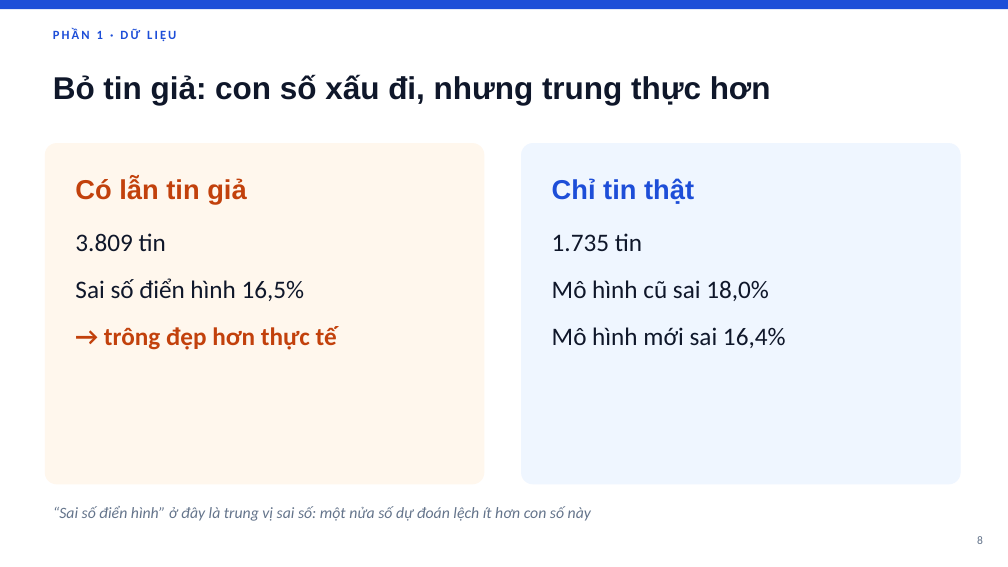
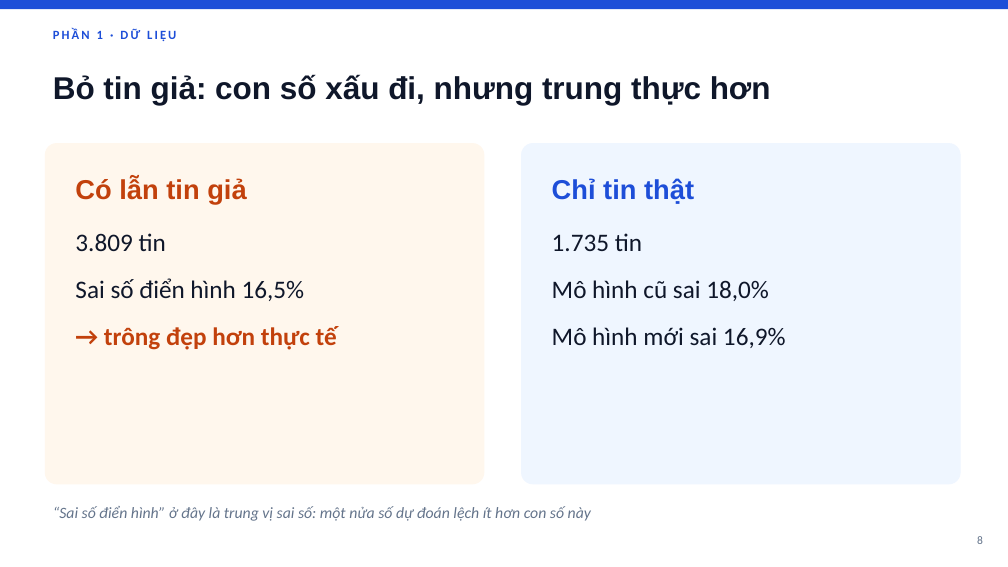
Before and after one commit to theihoz/ML, a slide deck: slide 8 of report/SlideThuyetTrinh_De4_v2.pptx. Drawn at 1008x567 pixels with LibreOffice and Linux fonts; fonts in the diff are those of the drawing. Boxes give left, top, right and bottom in pixels: in the first picture for what was removed or moved away, otherwise in the second. Text is boxed around its words. In the diff, an @@ line names an element or a change of style, - is before the commit and + after.

```diff
--- a/report/SlideThuyetTrinh_De4_v2.pptx
+++ b/report/SlideThuyetTrinh_De4_v2.pptx
@@ text at (552, 327, 786, 348): text changed @@
-Mô hình mới sai 16,4%
+Mô hình mới sai 16,9%
```
Also in this commit, not shown: 9 other slides changed, 2 slides added, 41 other files.
